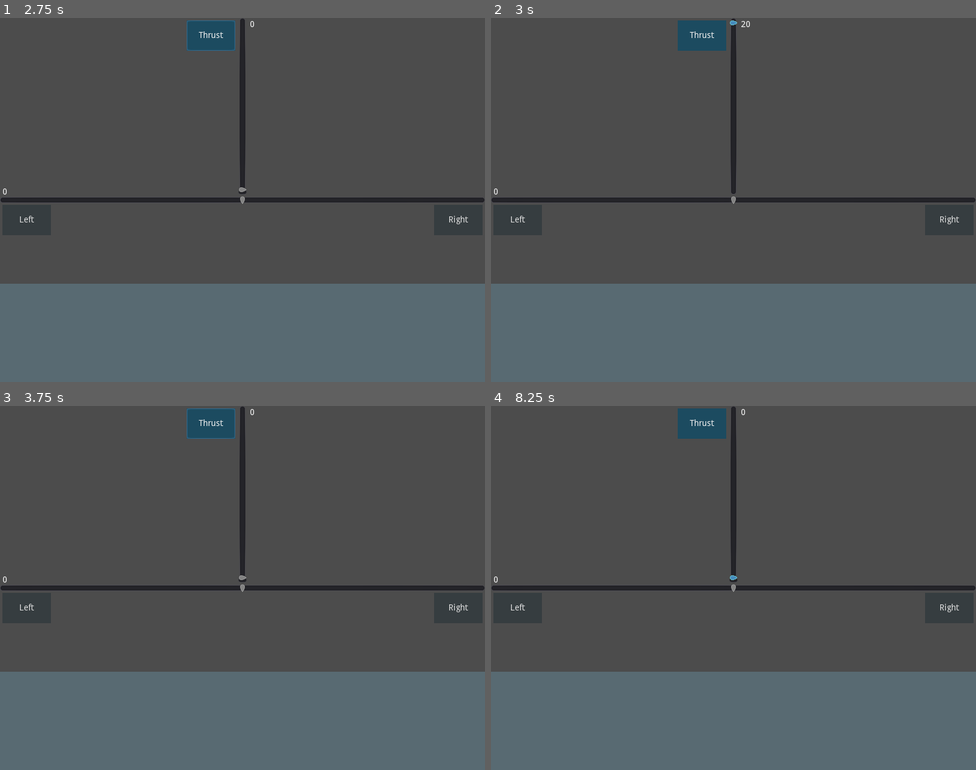
Above: before the commit, frames 1-4 (two rows, left to right).
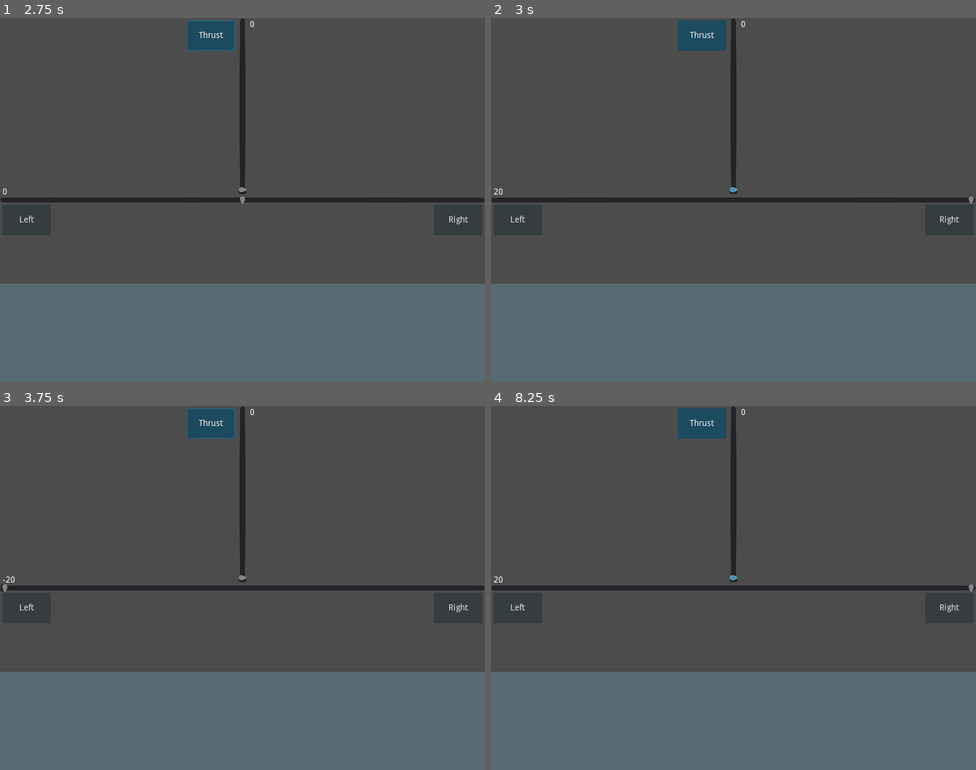
Above: after the commit, the same moments.

Repository: paulmasri/godot-experiments
Game: Godot game, scene res://HUD.tscn
The game is run twice, just before and just after one commit, with the same random seed, the same clock (stepped at 60 frames per second) and the same inputs. The project has no main scene, so this scene is started directly.
Inputs:
- Up to frame 1 (2.75 s): click "Left" at 0.5 s; click "Right" at 1.25 s; click "Thrust" at 2 s
- Up to frame 2 (3 s): tap Enter at 2.75 s; hold Right from 2.78 s (still down); tap Space at 2.85 s
- Up to frame 3 (3.75 s): tap Space at 3.02, 3.32, 3.5, 3.6 s; release Right at 3.53 s; hold Left from 3.53 s (still down)
- Up to frame 4 (8.25 s): tap Space at 3.77, 4.07, 4.35, 5, 5.1, 5.27, 5.57, 5.85, 6.02, 6.32, 6.5, 6.6, 6.77, 7.07, 7.35, 8.1 s; tap Enter at 4.25, 5.75 s; release Left at 4.28 s; hold Right 4.28-5.78 s; hold Left 5.78-8.03 s; hold Right from 8.03 s (still down)

Frame 1 is identical in both runs. In frame 2, 0.1% of the frame differs, in the area x 0-100%, y 0-51%; in frame 3, less than 0.1%; in frame 4, less than 0.1%.

Commit message:
Thrust & torque are set to max values while space/left/right keys are being pressed

Diff:
--- a/controls-for-rotate-and-thrust/HUD.gd
+++ b/controls-for-rotate-and-thrust/HUD.gd
@@ -11,6 +11,26 @@
 # Called every frame. 'delta' is the elapsed time since the previous frame.
 #func _process(delta):
 #	pass
+
+
+func _input(event):
+	if event is InputEventKey:
+		match(event.scancode):
+			KEY_SPACE:
+				if event.pressed:
+					set_thrust(MAX_THRUST)
+				else:
+					set_thrust(0)
+			KEY_LEFT:
+				if event.pressed:
+					set_torque(-MAX_TORQUE)
+				else:
+					set_torque(0)
+			KEY_RIGHT:
+				if event.pressed:
+					set_torque(MAX_TORQUE)
+				else:
+					set_torque(0)
 
 
 func set_thrust(thrust):
